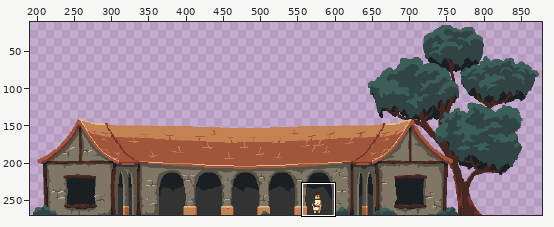
One commit to this pixel-art file: Assets/Artwork/Buildings/BarracksOutside.aseprite. The first picture is a wide view before the edit; the outline marks the close-up.
Close-up. Before the edit:
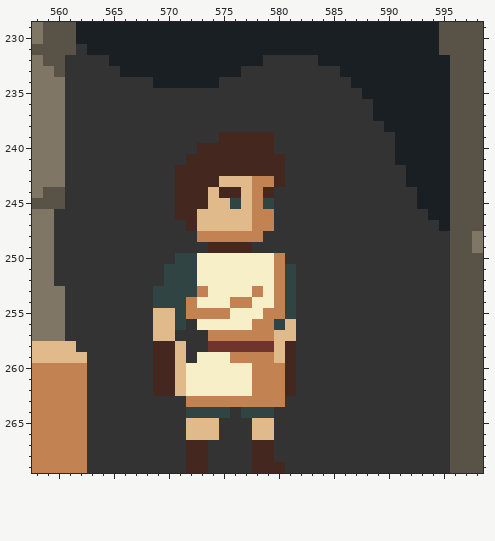
960x270 pixels, 1 frame. Shown: x 558..598, y 229..269. The wide view leaves out empty margins. The commit also changed other parts of the picture, which this record leaves out.
The same view after the edit:
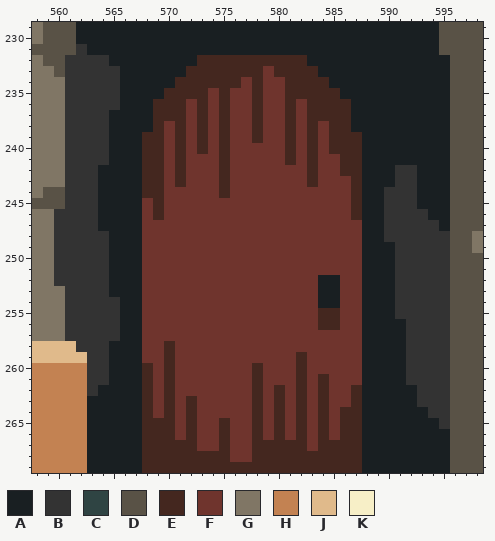
Palette (. is transparent): A #191f22  B #333333  C #2f4443  D #595246  E #44271f  F #6f342d  G #807665  H #c38252  J #e0ba8b  K #f7efc7
Diff:
layer "Player" now hidden
Changed rows in their new state; - is an unchanged pixel.
first column x 563:
232 ----------EEEEEEEEEEA------------
233 ---------EEEEEEEFEEEEAA----------
234 ---AAA--EEEEEEFEFFEEEEAA---------
235 ---AAAAEEEEFEFFEFFEEEEEAA--------
236 ---AAAEEEFEFEFFEFFEFEEEEAA-------
237 --AAAAEEEFEFEFFEFFEFEEEEAA-------
238 --AAAAEFEFEFEFFEFFEFEFEEAAA------
239 --AAAEEFEFEF-FF-FFEFEFEEEAAA-----
240 --AAAEEFEF-F-FFFFFEFEFEEEAAA-----
241 --AAAEEFEFFF-FFFFFEFEFFEEAAA-----
242 -AAAAEEF-FFF-FFFFFFFEFFEEAAA-B---
243 -AAAAEEF-FFFEFFFFFFFEFFFEAAA-B---
244 -AAAAEEFFFFF-FFFFFFFFFFFEAA------
245 -AAAAFEFFFFFFFFFFFFFFFFFEAA------
246 -AAAAFEFFFFFFFFFFFFFFFFFEAA------
247 -AAAAFFFFFFFFFFFFFFFFFFFFAA------
248 --AAAFFFFFFFFFFFFFFFFFFFFAA------
249 --AAAFFFFFFFFFFFFFFFFFFFFAAA-----
250 --AAAFFFFFFFFFFFFFFFFFFFFAAA-----
251 --AAAFFFFFFFFFFFFFFFFFFFFAAA-----
252 --AAAFFFFFFFFFFFFFFFFAAFFAAA-----
253 --AAAFFFFFFFFFFFFFFFFAAFFAAA-----
254 ---AAFFFFFFFFFFFFFFFFAAFFAAA-----
255 ---AAFFFFFFFFFFFFFFFFEEFFAAA-----
256 ---AAFFFFFFFFFFFFFFFFEEFFAAAA----
257 ---AAFFFFFFFFFFFFFFFFFFFFAAAA----
258 --AAAFF-FFF------FFFFFFFFAAAA----
259 --AAAFF-FFFFFFFFFFFEFFFFFAAAA----
260 --AAAEF-FFFFFFFEFFFEFFFFFAAAA----
261 --AAAEF-FFFFFFFEFFFEFEFFFAAAA----
262 -AAAAEF-FFFFFFFEFEFEFEFFEAAAAA---
263 AAAAAEFEFEFFFFFEFEFEFEFFEAAAAA---
264 AAAAAEFEFEFFFFFEFEFEFEFEEAAAAAA--
265 AAAAAEEEFEFFEFFEFEFEFEFEEAAAAAAA-
266 AAAAAEEEFEFFEFFEFEFEFEFEEAAAAAAAA
267 AAAAAEEEE-FFEFF--EEEFEEEEAAAAAAAA
268 AAAAAEEEE--EEFF--EEEEEEEEAAAAAAAA
269 AAAAAEEEE--EEEE---EEEEEEEAAAAAAAA
